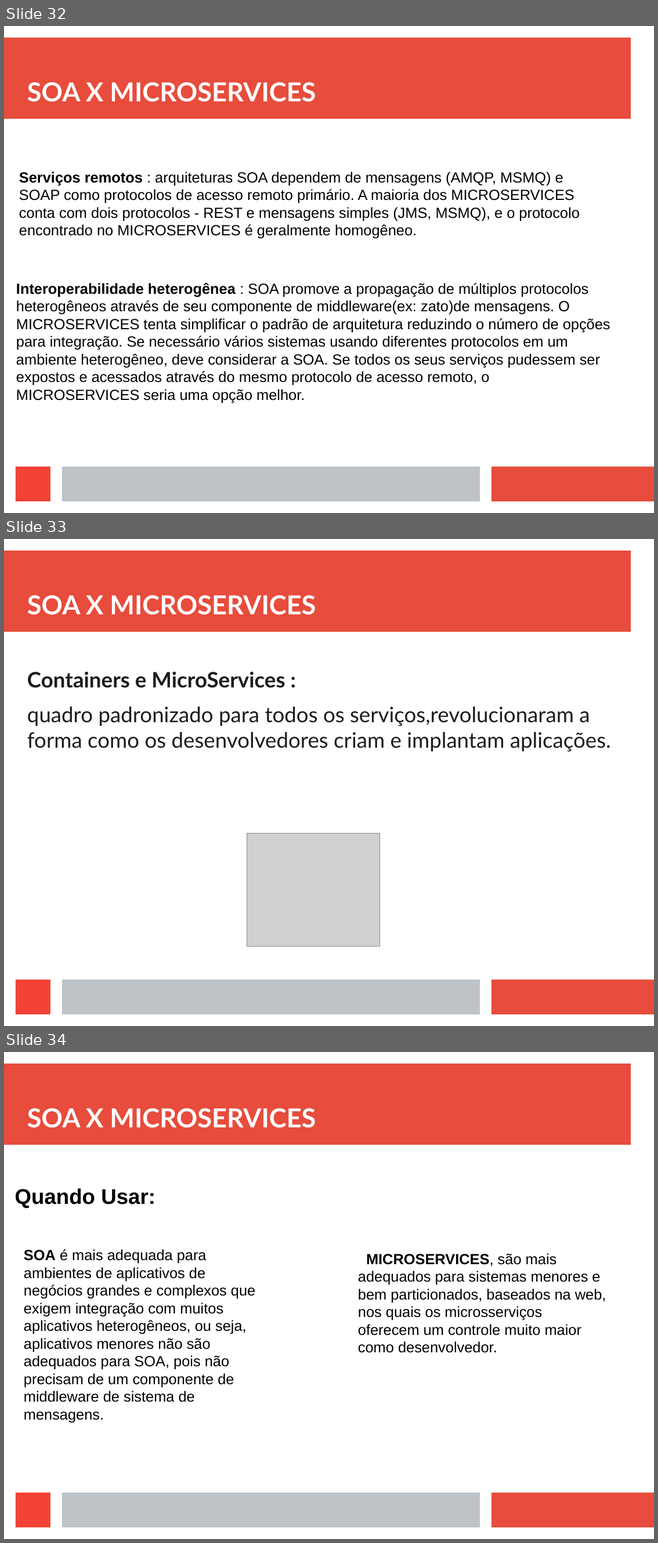
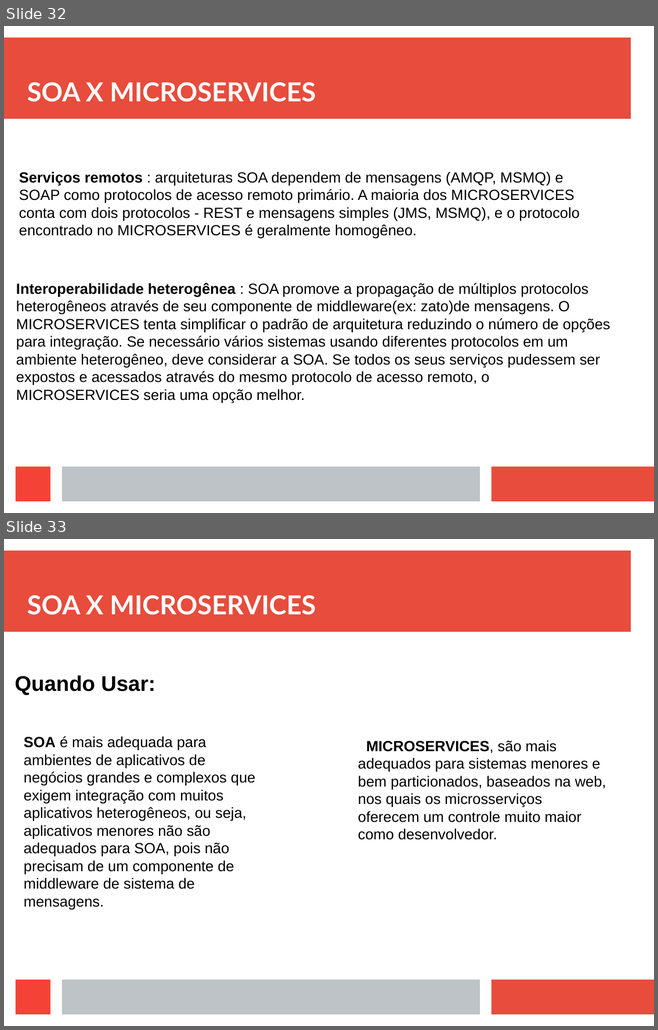
Before and after one commit to viniciusFortti/test, a slide deck: Apresentação/ApresentaçãoTerceiraSemana.odp. Shown one above the other, each under a label of ours: slides 32, 33 and 34 before the commit, slides 32 and 33 after it. The pictures are 658x1543 and 658x1030 pixels, drawn with LibreOffice and Linux fonts; fonts in the diff are those of the drawing; grey boxes stand for pictures. Boxes give left, top, right and bottom in pixels: in the first picture for what was removed or moved away, otherwise in the second. Text is boxed around its words. In the diff, an @@ line names an element or a change of style, - is before the commit and + after.

```diff
--- a/Apresentação/ApresentaçãoTerceiraSemana.odp
+++ b/Apresentação/ApresentaçãoTerceiraSemana.odp
@@ slide 33 removed at (4,539,654,1026), background #FFFFFF; not listed: 4 template elements that a slide beside it also shows @@
@@ title removed at (27,595,315,615) @@
-SOA X MICROSERVICES
@@ text removed at (27,672,611,752) @@
-Containers e MicroServices :
-quadro padronizado para todos os serviços,revolucionaram a forma como os desenvolvedores criam e implantam aplicações.
@@ picture removed at (247,833,379,947) @@
@@ what was slide 34 is now slide 33 @@
```
Also in this commit, not shown: 3 slides changed, 3 slides added, 7 other files.
